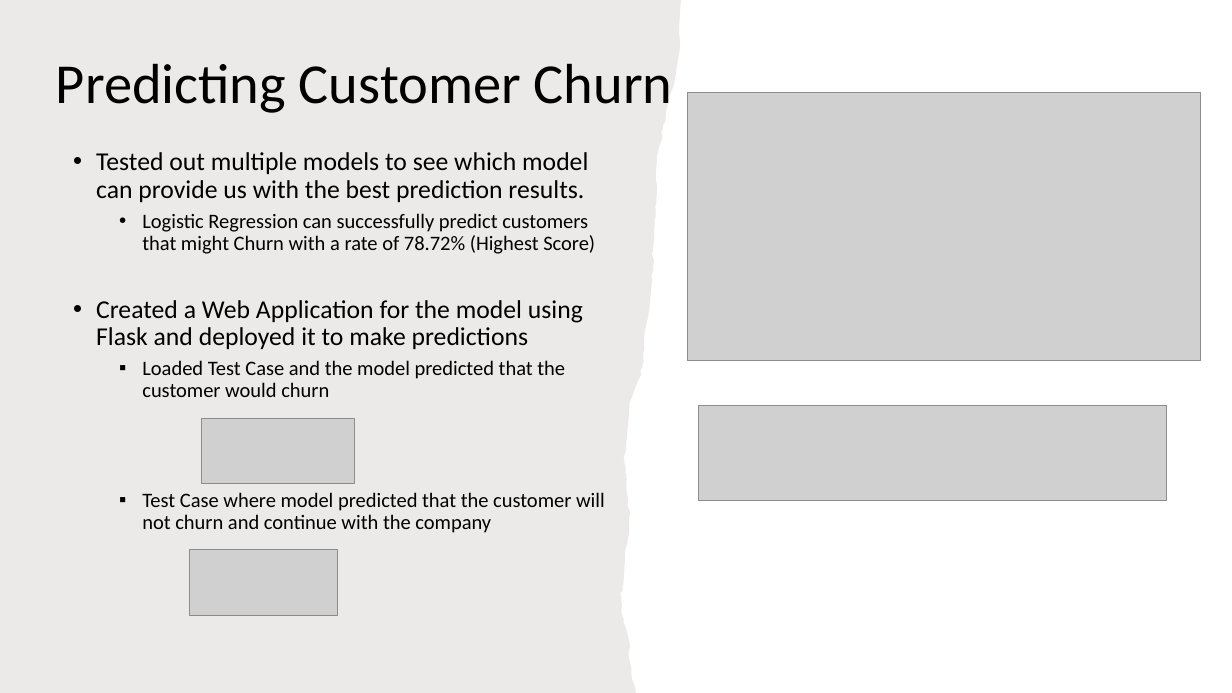
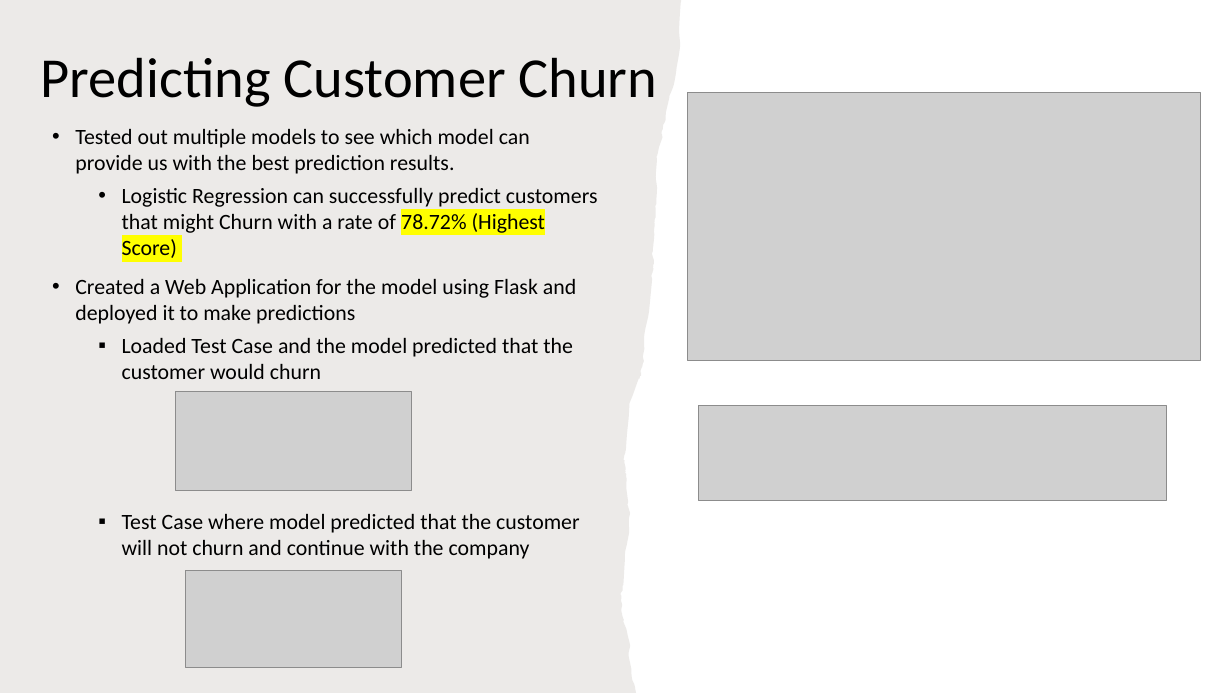
Before and after one commit to Zara1992/Predicting-Customer-Churn, a slide deck: slide 9 of Customer Churn Prediction.pptx. Drawn at 1232x693 pixels with LibreOffice and Linux fonts; fonts in the diff are those of the drawing; grey boxes stand for pictures. Boxes give left, top, right and bottom in pixels: in the first picture for what was removed or moved away, otherwise in the second. Text is boxed around its words. In the diff, an @@ line names an element or a change of style, - is before the commit and + after.

```diff
--- a/Customer Churn Prediction.pptx
+++ b/Customer Churn Prediction.pptx
@@ title "Predicting Customer Churn": place and size @@
-title "Predicting Customer Churn" at (56,63,673,113)
+title "Predicting Customer Churn" at (41,57,657,107)
@@ text "Tested out multiple models to ...": place and size @@
-text "Tested out multiple models to ..." at (96,152,605,533)
+text "Tested out multiple models to ..." at (75,129,598,559)
@@ text "Tested out multiple models to ..." at (75,129,598,559): size 20 to 17 pt in "Tested out multiple models to see which ...", "Created a Web Application for the model ..."; size 16 to 17 pt in "Logistic Regression can successfully predict customers that ...", "Loaded Test Case and the model predicted ...", "Test Case where model predicted that the ..."; highlight none to #FFFF00 in "78.72% (Highest Score)"; line spacing 0.9 to 1 @@
@@ picture: place and size @@
-picture at (201,419,354,483)
+picture at (176,391,412,491)
@@ picture: place and size @@
-picture at (190,549,338,616)
+picture at (185,570,401,667)
```
Also in this commit, not shown: 6 other slides changed, 4 slides added, 3 slides removed, 4 other files.
